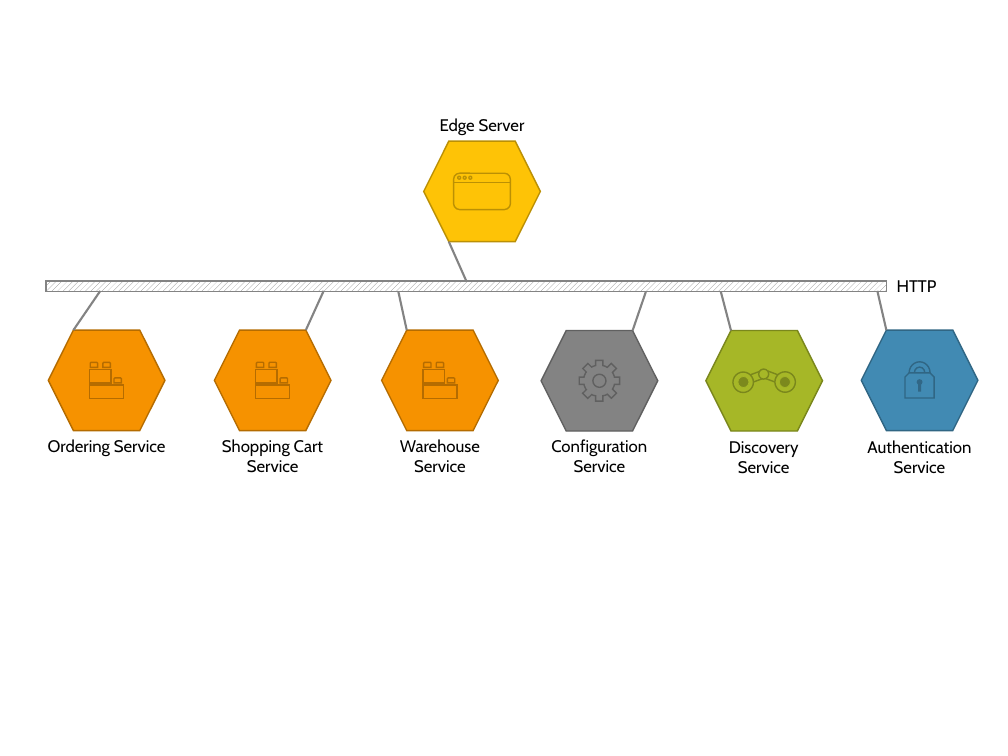
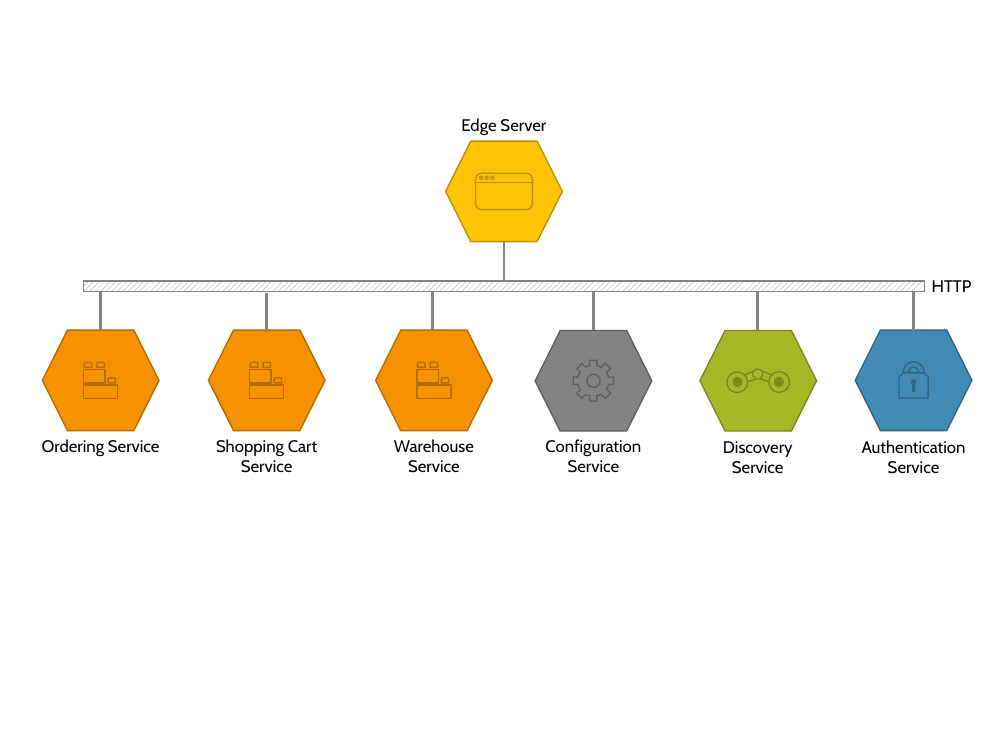
Before and after one commit to FabianWilms/hm-ba, a slide deck: slide 24 of images/ppt/graphics.pptx (slide 23 before the commit). Drawn at 1008x756 pixels with LibreOffice and Linux fonts; fonts in the diff are those of the drawing. Boxes give left, top, right and bottom in pixels: in the first picture for what was removed or moved away, otherwise in the second. Text is boxed around its words. In the diff, an @@ line names an element or a change of style, - is before the commit and + after.

```diff
--- a/images/ppt/graphics.pptx
+++ b/images/ppt/graphics.pptx
@@ text "Edge Server": place and size @@
-text "Edge Server" at [440, 118, 525, 135]
+text "Edge Server" at [461, 118, 546, 135]
@@ hexagon: place and size @@
-hexagon at [423, 141, 540, 242]
+hexagon at [446, 141, 562, 242]
@@ 3 ellipses, 1 rounded rectangle, 1 line: place and size @@
-3 ellipses, 1 rounded rectangle, 1 line at [454, 173, 510, 210]
+3 ellipses, 1 rounded rectangle, 1 line at [476, 173, 532, 210]
@@ line moved from (449, 242) - (467, 281) to (504, 281) - (504, 242) @@
@@ line (504, 281) - (504, 242): stroke #838383 1.5 pt to #838383 2 pt @@
@@ rectangle: place and size @@
-rectangle at [46, 281, 887, 291]
+rectangle at [84, 281, 924, 291]
@@ line moved from (101, 291) - (74, 331) to (101, 330) - (101, 291) @@
@@ line (101, 330) - (101, 291): stroke #838383 1.5 pt to #838383 2 pt @@
@@ line moved from (324, 291) - (305, 330) to (267, 332) - (267, 292) @@
@@ line (267, 332) - (267, 292): stroke #838383 1.5 pt to #838383 2 pt @@
@@ line moved from (398, 291) - (407, 331) to (432, 330) - (432, 291) @@
@@ line (432, 330) - (432, 291): stroke #838383 1.5 pt to #838383 2 pt @@
@@ line moved from (633, 331) - (646, 292) to (594, 330) - (594, 291) @@
@@ line (594, 330) - (594, 291): stroke #838383 1.5 pt to #838383 2 pt @@
@@ line moved from (721, 292) - (731, 331) to (758, 330) - (758, 291) @@
@@ line (758, 330) - (758, 291): stroke #838383 1.5 pt to #838383 2 pt @@
@@ line moved from (877, 291) - (886, 330) to (914, 332) - (914, 292) @@
@@ line (914, 332) - (914, 292): stroke #838383 1.5 pt to #838383 2 pt @@
@@ text "HTTP": place and size @@
-text "HTTP" at [897, 280, 937, 292]
+text "HTTP" at [932, 280, 972, 292]
@@ 10 snip same rects, 6 texts, 6 hexagons, 6 rectangles, 5 ellipses, 2 flow chart online storages, 2 freeform shapes, 1 arch (boxed as its full ring): place and size @@
-10 snip same rects, 6 texts, 6 hexagons, 6 rectangles, 5 ellipses, 2 flow chart online storages, 2 freeform shapes, 1 arch (boxed as its full ring) at [48, 330, 978, 474]
+10 snip same rects, 6 texts, 6 hexagons, 6 rectangles, 5 ellipses, 2 flow chart online storages, 2 freeform shapes, 1 arch (boxed as its full ring) at [42, 330, 973, 474]
```
Also in this commit, not shown: 3 other slides changed, 1 slide added, 11 other files.
